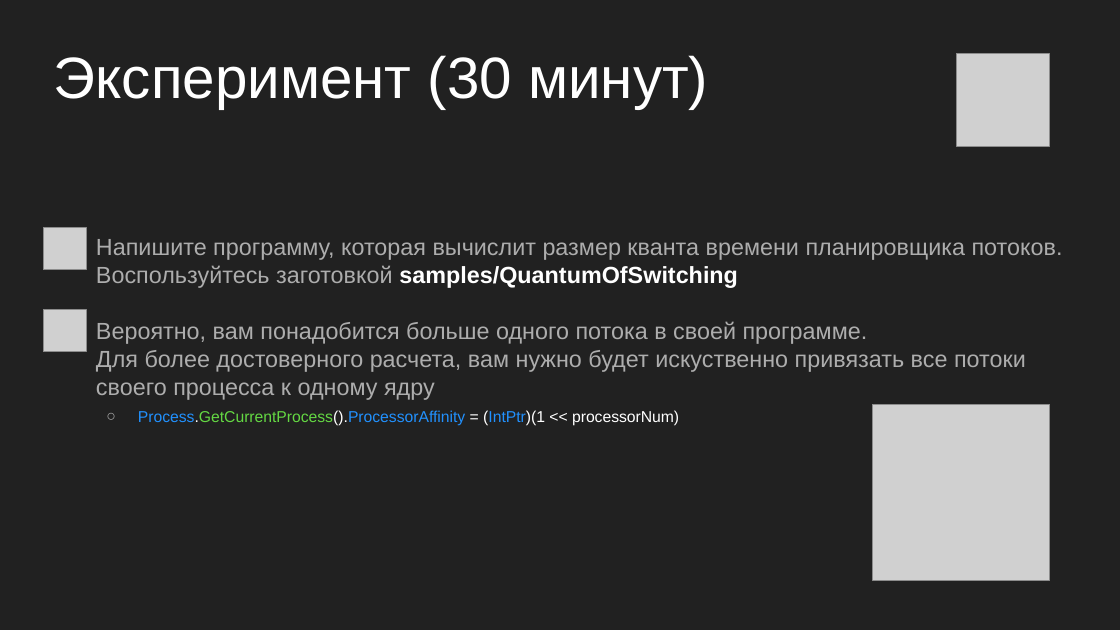
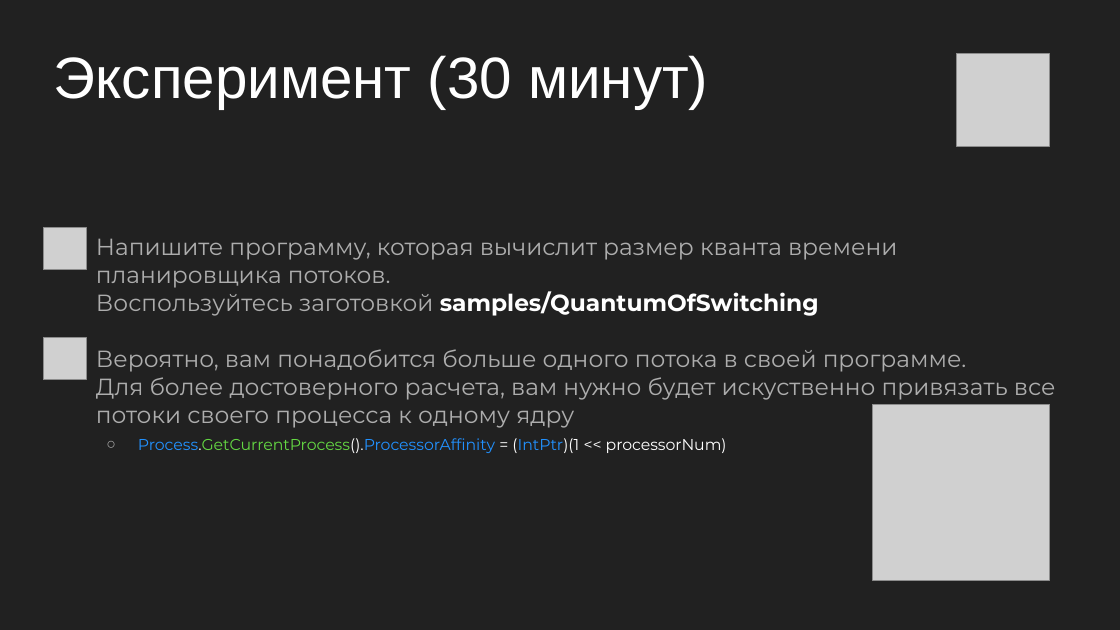
Before and after one commit to kontur-courses/multithread-async, a slide deck: slide 15 of Multithread-async.pptx. Drawn at 1120x630 pixels with LibreOffice and Linux fonts; fonts in the diff are those of the drawing; grey boxes stand for pictures. Boxes give left, top, right and bottom in pixels: in the first picture for what was removed or moved away, otherwise in the second. Text is boxed around its words. In the diff, an @@ line names an element or a change of style, - is before the commit and + after.

```diff
--- a/Multithread-async.pptx
+++ b/Multithread-async.pptx
@@ text "Напишите программу, которая вычислит размер ..." at [96, 238, 1056, 453]: font Arial to Montserrat @@
@@ picture: place and size @@
-picture at [44, 309, 87, 352]
+picture at [44, 337, 87, 380]
```
Also in this commit, not shown: 13 other slides changed, 5 slides added.
